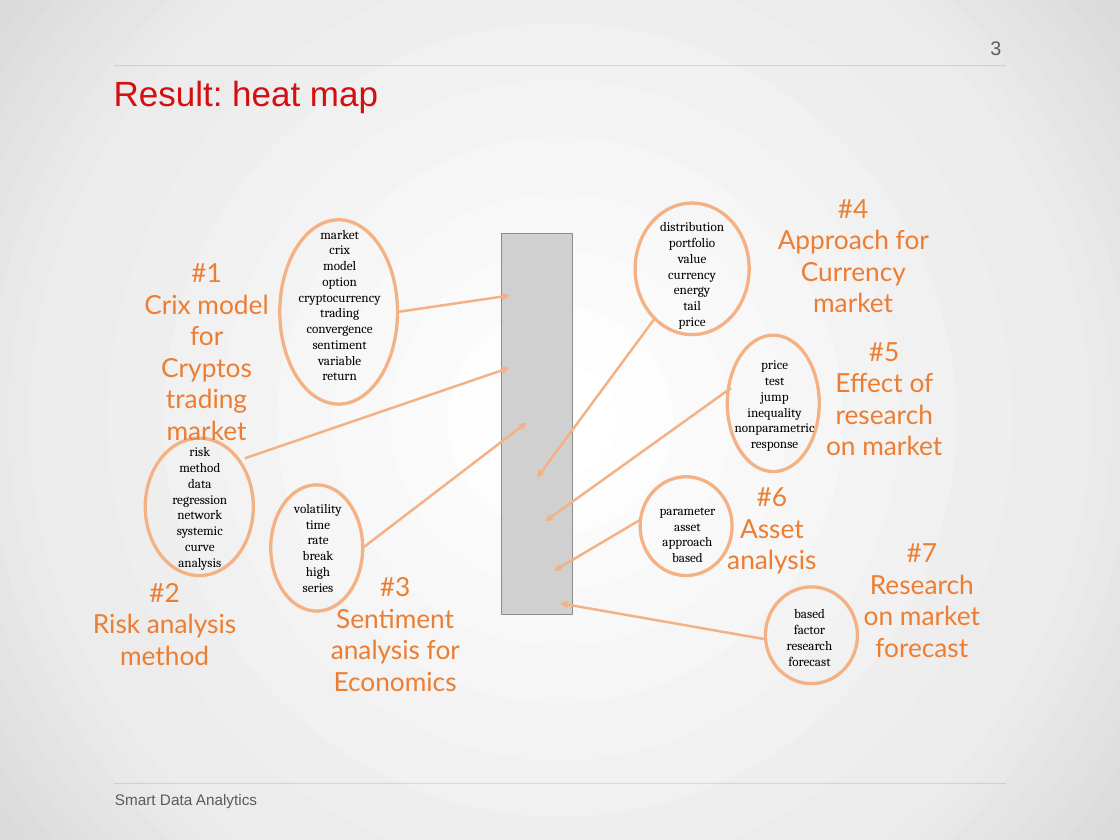
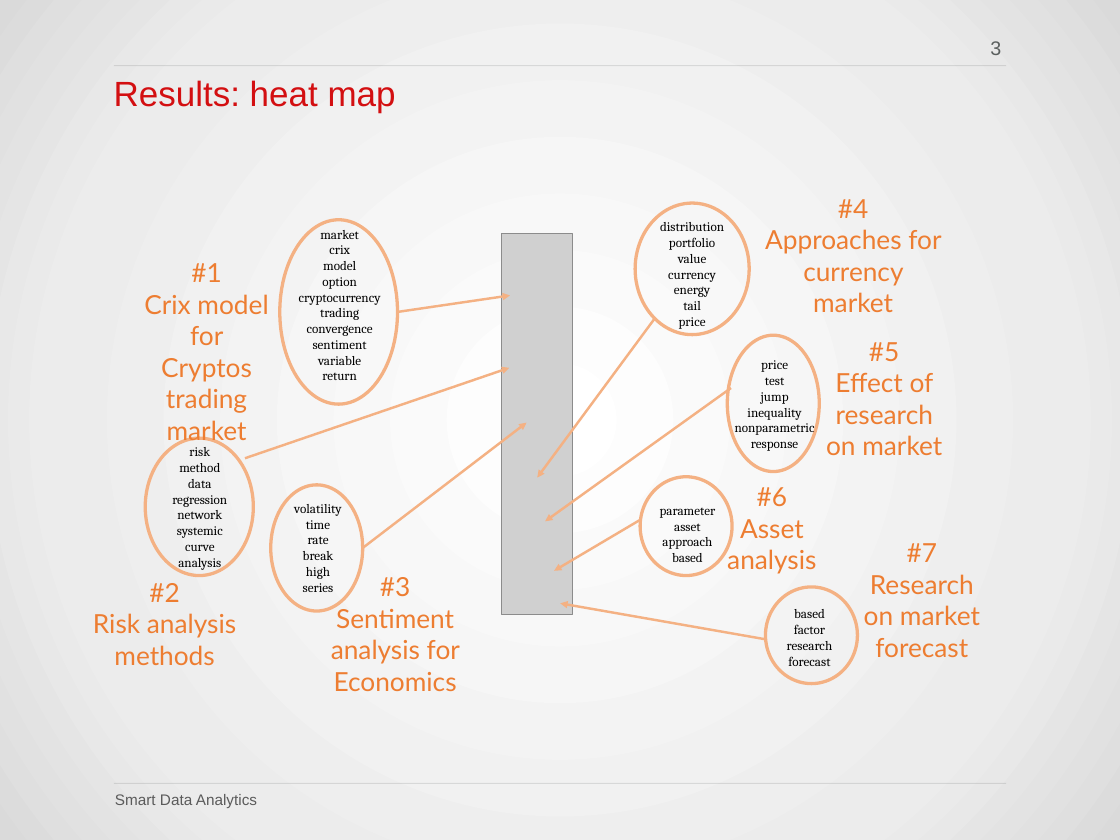
Before and after one commit to QuantLet/SDA_2020_NCTU, a slide deck: slide 3 of Susan/HW3_WebCrawling_AbstractAnalysis/2020 SDA I NCTU_0856706_HW3_Task2.pptx. Drawn at 1120x840 pixels with LibreOffice and Linux fonts; fonts in the diff are those of the drawing; grey boxes stand for pictures; background and template pictures are left out. Boxes give left, top, right and bottom in pixels: in the first picture for what was removed or moved away, otherwise in the second. Text is boxed around its words. In the diff, an @@ line names an element or a change of style, - is before the commit and + after.

```diff
--- a/Susan/HW3_WebCrawling_AbstractAnalysis/2020 SDA I NCTU_0856706_HW3_Task2.pptx
+++ b/Susan/HW3_WebCrawling_AbstractAnalysis/2020 SDA I NCTU_0856706_HW3_Task2.pptx
@@ title at <box>114,80,396,112</box>: text changed @@
-Result: heat map
+Results: heat map
@@ text at <box>765,229,941,312</box>: text changed @@
-Approach for Currency market
+Approaches for currency market
@@ text at <box>93,613,236,665</box>: text changed @@
-Risk analysis method
+Risk analysis methods
```
Also in this commit, not shown: 2 other slides changed.
